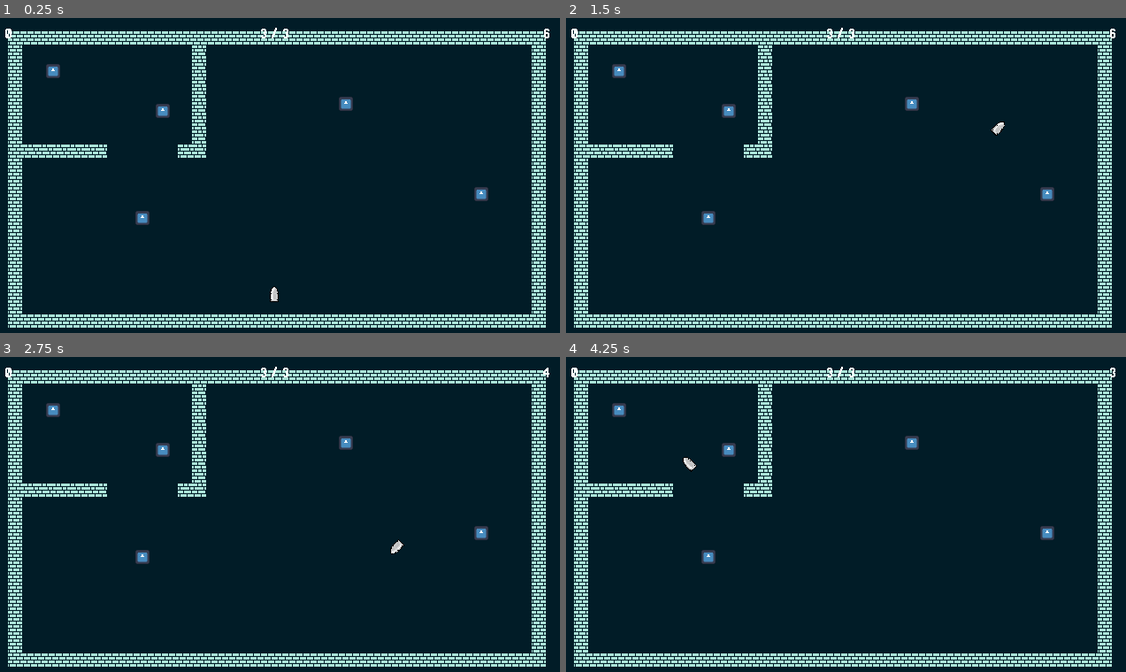
Above: before the commit, frames 1-4 (two rows, left to right).
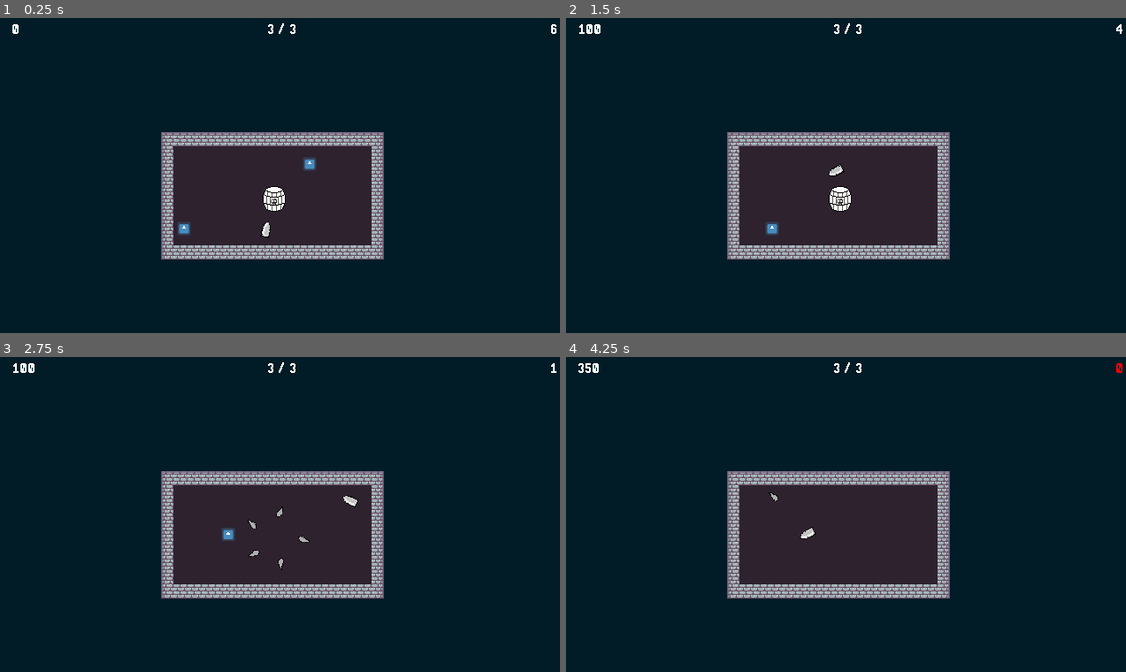
Above: after the commit, the same moments.

Repository: Thomas-Fortier/PirateJam2025
Game: Godot game, scene res://levels/playground_jon.tscn
Same seed, same stepped clock (60 frames per second), same inputs: the game is played once before the commit and once after it. Before the commit the project starts from res://levels/playground_tom.tscn. The engine's default icon, where the game draws it, is replaced by a stand-in: a white triangle on a blue panel in a dark square.
Inputs (mouse positions are in pixels of both pictures, inside the frame that each line leads up to):
- Up to frame 1 (0.25 s): no input
- Up to frame 2 (1.5 s): tap Enter at 0.5 s; move the mouse to (969, 159) at 0.52 s; click (969, 159) at 0.6 s; move the mouse to (728, 191) at 1.27 s; click (728, 191) at 1.35 s
- Up to frame 3 (2.75 s): move the mouse to (336, 445) at 2.02 s; click (336, 445) at 2.1 s
- Up to frame 4 (4.25 s): move the mouse to (812, 580) at 2.77 s; click (812, 580) at 2.85 s; move the mouse to (1014, 561) at 3.52 s; click (1014, 561) at 3.6 s

The runs differ from the first frame. In frame 1, 26% of the frame differs, in the area x 0-100%, y 1-99%; in frame 2, 26%; in frame 3, 26%; in frame 4, 26%.

Commit message:
Implemented exploding barrel

Diff:
--- a/src/entities/exploding_barrel/exploding_barrel.gd
+++ b/src/entities/exploding_barrel/exploding_barrel.gd
@@ -1,9 +1,9 @@
 extends Area2D
 
 @export var shrapnel_scene: PackedScene
-@export var shrapnel_count: int = 10
-@export var explosion_radius: float = 200.0
-@export var explosion_force: float = 300.0
+@export var shrapnel_count: int = 5
+@export var explosion_radius: float = 10.0
+@export var explosion_force: float = 50.0
 
 var rng = RandomNumberGenerator.new()
 
@@ -23,19 +23,30 @@
 	## Spawn shrapnel pieces
 	for i in range(shrapnel_count):
 		var shrapnel_instance = shrapnel_scene.instantiate()
-		var direction = Vector2(rng.randf_range(-1, 1), rng.randf_range(-1, 1)).normalized()
-		var position_offset = direction * rng.randf_range(0, explosion_radius)
+
+		## Calculate angle for circular spawning of pieces
+		var angle = i * (PI * 2 / shrapnel_count) + rng.randf_range(-0.1, 0.1)
+		var direction = Vector2(cos(angle), sin(angle)).normalized()
+		var position_offset = direction * explosion_radius
+
+		## Rotate pieces to match outward direction
+		shrapnel_instance.rotation = angle
 
 		## Make pieces spawn near the explosion
 		shrapnel_instance.position = position + position_offset
 
 		if shrapnel_instance.has_method("apply_impulse"):
-			shrapnel_instance.apply_impulse(direction * rng.randf_range(0.5, 1.0) * explosion_force)
+			var impulse_strength = rng.randf_range(0.8, 1.2) * explosion_force
+			shrapnel_instance.apply_impulse(direction * impulse_strength)
 
 		get_parent().add_child(shrapnel_instance)
 
+	call_deferred("_destroy_barrel")
+
 	play_explosion_effects()
 
+
+func _destroy_barrel():
 	queue_free()
 
 func play_explosion_effects():
--- a/src/entities/shrapnel/shrapnel.gd
+++ b/src/entities/shrapnel/shrapnel.gd
@@ -1,19 +1,26 @@
 extends RigidBody2D
 
 @export var damage: int = 250
+@export var lifetime: float = 10.0
 
 # Called when the node enters the scene tree for the first time.
 func _ready() -> void:
-	pass
+	contact_monitor = true
+	max_contacts_reported = 5
 
+	call_deferred("connect", "body_entered", _on_body_entered)
+	await get_tree().create_timer(lifetime).timeout
+	queue_free()
 
 # Called every frame. 'delta' is the elapsed time since the previous frame.
 func _process(delta: float) -> void:
 	pass
 
 func _on_body_entered(body):
+	print("Collided with:", body)
 	if body is CharacterBody2D:
-		body.take_damage(damage)
+		if body.has_method("kill"):
+			body.kill()
 		queue_free()
-	elif body is CollisionShape2D:
+	elif body is StaticBody2D or body is TileMapLayer:
 		queue_free()
--- a/src/entities/shrapnel/shrapnel.tscn
+++ b/src/entities/shrapnel/shrapnel.tscn
@@ -1,13 +1,20 @@
-[gd_scene load_steps=2 format=3 uid="uid://d07o2ymbkswk0"]
+[gd_scene load_steps=3 format=3 uid="uid://d07o2ymbkswk0"]
 
 [ext_resource type="Texture2D" uid="uid://ccp2jbb4fw1c7" path="res://entities/shrapnel/Shrapnelv1.png" id="1_qbs13"]
+[ext_resource type="Script" path="res://entities/shrapnel/shrapnel.gd" id="1_vnj2v"]
 
 [node name="Shrapnel" type="RigidBody2D"]
 gravity_scale = 0.0
+script = ExtResource("1_vnj2v")
 
 [node name="CollisionPolygon2D" type="CollisionPolygon2D" parent="."]
-polygon = PackedVector2Array(12, 5, 9, 7, 3, 6, -3, -1, -7, -3, -5, -5, 9, -4, 12, 1)
+position = Vector2(8, 5)
+rotation = 0.0468698
+polygon = PackedVector2Array(-1.18631, -3.94876, -1.18631, -3.94876, -6.13397, -2.71559, -12.1274, -2.43447, -13.3605, -7.38213, -9.41179, -8.56844, -1.23317, -4.94766, -0.234263, -4.99451)
 
 [node name="Sprite2D" type="Sprite2D" parent="CollisionPolygon2D"]
 texture_filter = 1
+position = Vector2(-5.27562, -5.75915)
+rotation = 2.8687
+scale = Vector2(0.65625, 0.65625)
 texture = ExtResource("1_qbs13")
--- a/src/project.godot
+++ b/src/project.godot
@@ -11,7 +11,7 @@
 [application]
 
 config/name="PirateJam 2025"
-run/main_scene="res://levels/playground_tom.tscn"
+run/main_scene="res://levels/playground_jon.tscn"
 config/features=PackedStringArray("4.3", "Forward Plus")
 config/icon="res://icon.svg"
 
